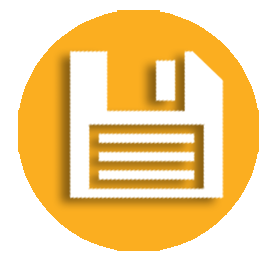
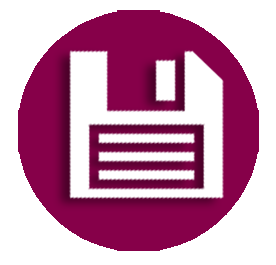
Before/after of a 276px x 265px layered artwork. What changed in the layer stack:
painted on "Tono/saturación 1" over (18, 10, 259, 251)
